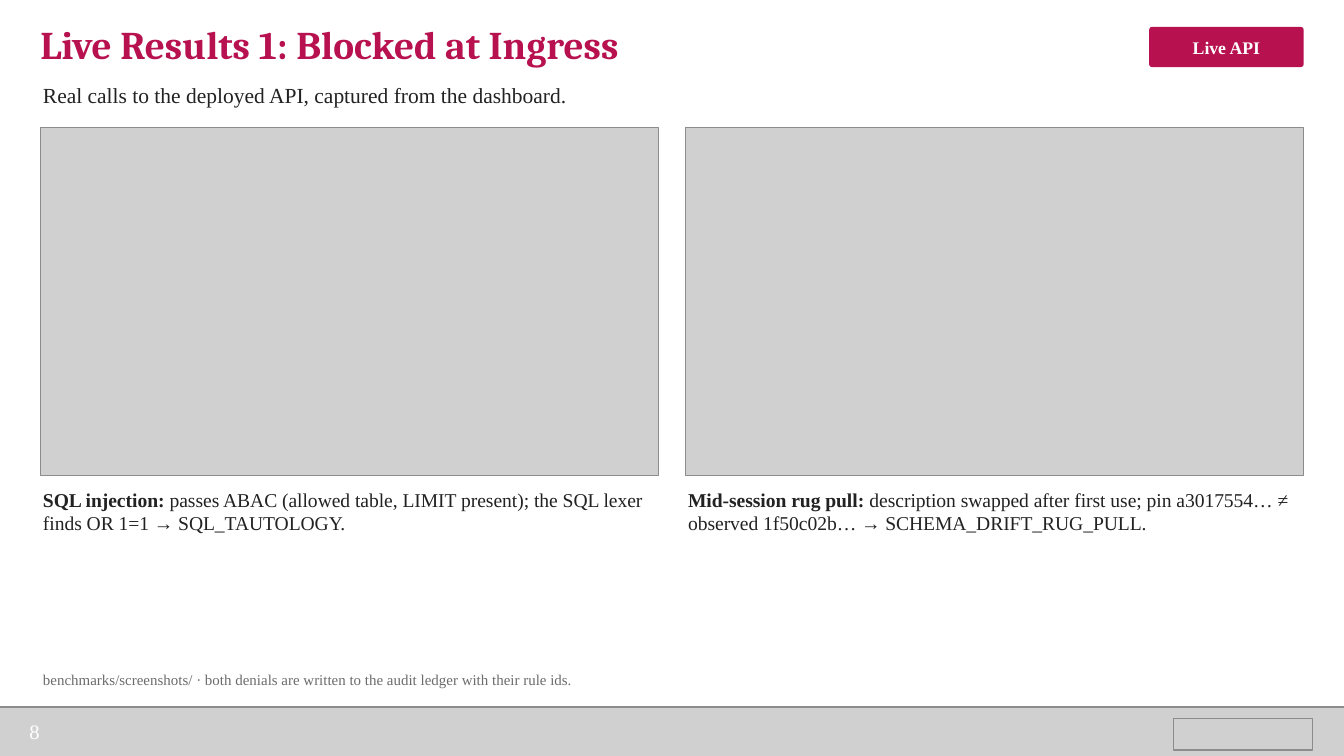
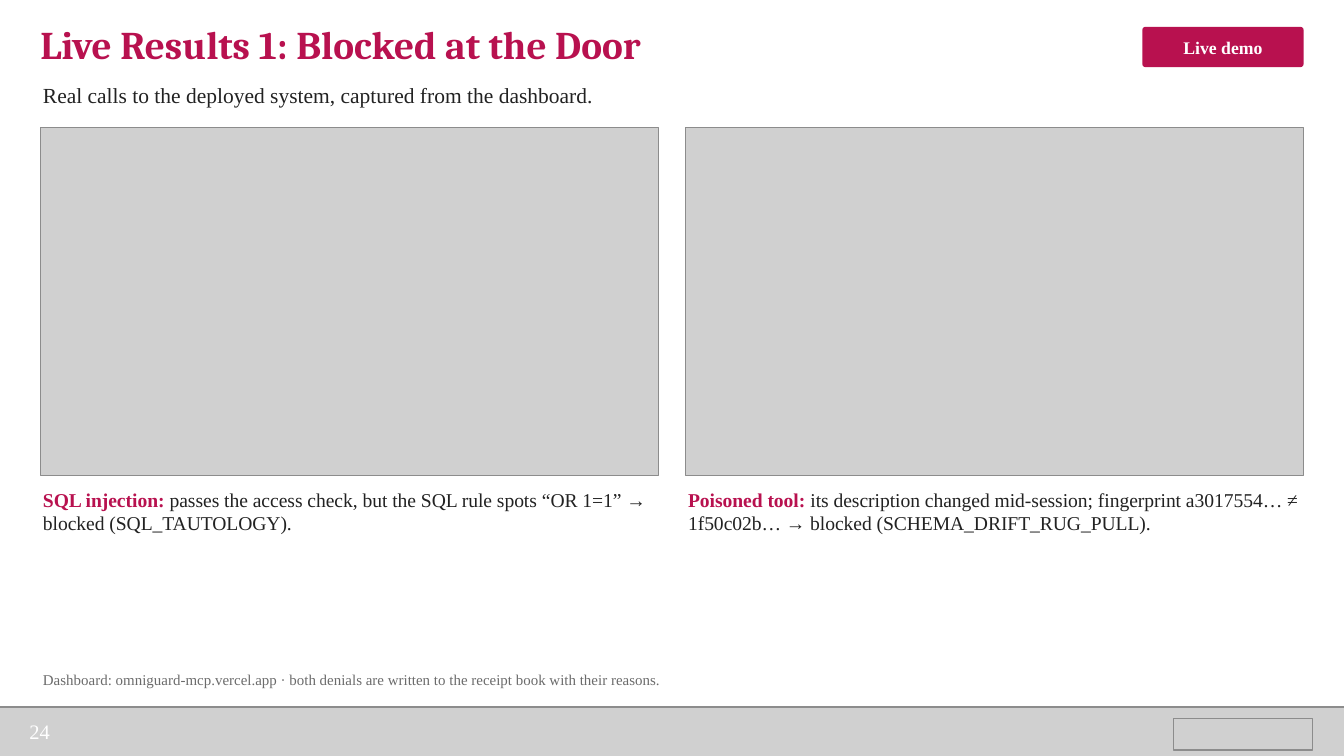
Before and after one commit to lucky07-07/omniguard-mcp, a slide deck: slide 24 of docs/OmniGuard-MCP_Final_Presentation.pptx (slide 8 before the commit). Drawn at 1344x756 pixels with LibreOffice and Linux fonts; fonts in the diff are those of the drawing; grey boxes stand for pictures; background and template pictures are left out. Boxes give left, top, right and bottom in pixels: in the first picture for what was removed or moved away, otherwise in the second. Text is boxed around its words. In the diff, an @@ line names an element or a change of style, - is before the commit and + after.

Commit message:
docs: expand the final deck with plain-language explainers and full metrics
Adds slides on the overall workflow, a worked decision example, deterministic rules,
the AuditAnchor smart contract and Solidity, the datasets used, metric definitions,
per-dataset Accuracy / Precision / Recall / F1 / Macro-F1 / Weighted-F1 / MCC, a
comparison with existing detectors re-run on the same rows, the ablation scored as
classification, and a limitations slide. Charts are native PowerPoint charts.

```diff
--- a/docs/OmniGuard-MCP_Final_Presentation.pptx
+++ b/docs/OmniGuard-MCP_Final_Presentation.pptx
@@ rounded rectangle "Live demo": place and size @@
-rounded rectangle "Live demo" at <box>1149,27,1304,67</box>
+rounded rectangle "Live demo" at <box>1142,27,1304,67</box>
@@ text at <box>40,31,640,60</box>: text changed @@
-Live Results 1: Blocked at Ingress
+Live Results 1: Blocked at the Door
@@ text in rounded rectangle at <box>1183,41,1262,55</box>: text changed @@
-Live API
+Live demo
@@ text at <box>43,88,593,108</box>: text changed @@
-Real calls to the deployed API, captured from the dashboard.
+Real calls to the deployed system, captured from the dashboard.
@@ text at <box>43,493,621,534</box>: text changed @@
-SQL injection: passes ABAC (allowed table, LIMIT present); the SQL lexer finds OR 1=1 → SQL_TAUTOLOGY.
+SQL injection: passes the access check, but the SQL rule spots “OR 1=1” → blocked (SQL_TAUTOLOGY).
@@ text at <box>688,493,1282,534</box>: text changed @@
-Mid-session rug pull: description swapped after first use; pin a3017554… ≠ observed 1f50c02b… → SCHEMA_DRIFT_RUG_PULL.
+Poisoned tool: its description changed mid-session; fingerprint a3017554… ≠ 1f50c02b… → blocked (SCHEMA_DRIFT_RUG_PULL).
@@ text at <box>43,674,660,688</box>: text changed @@
-benchmarks/screenshots/ · both denials are written to the audit ledger with their rule ids.
+Dashboard: omniguard-mcp.vercel.app · both denials are written to the receipt book with their reasons.
@@ text at <box>29,726,50,739</box>: text changed @@
-8
+24
```
Also in this commit, not shown: 9 other slides changed, 18 slides added, 1 slide removed, 1 other file.
